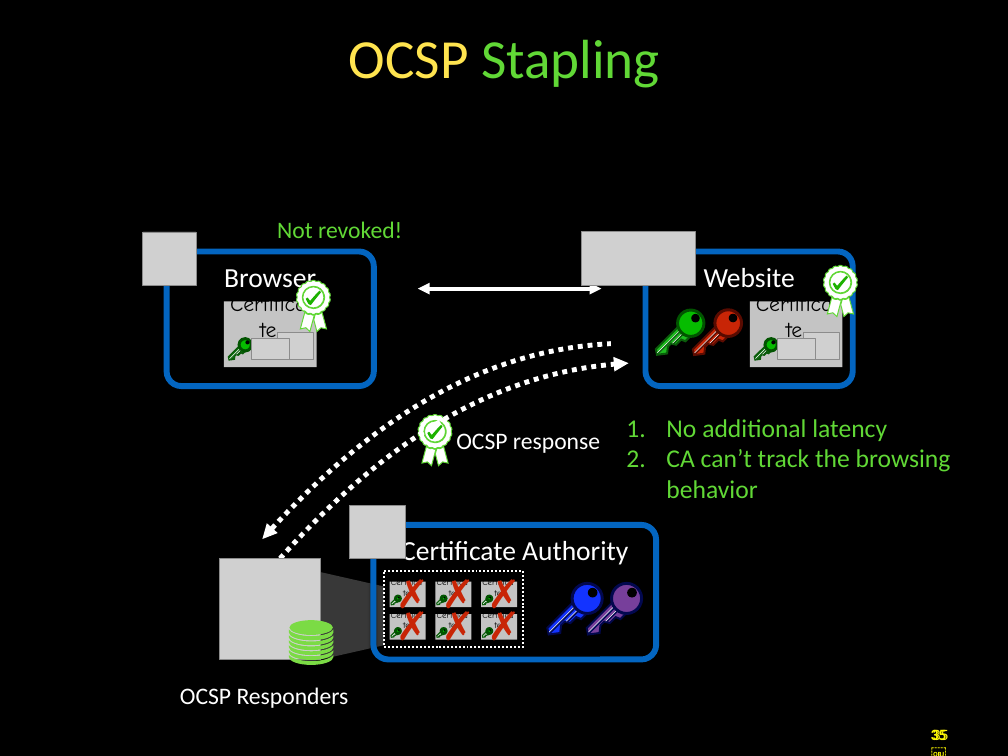
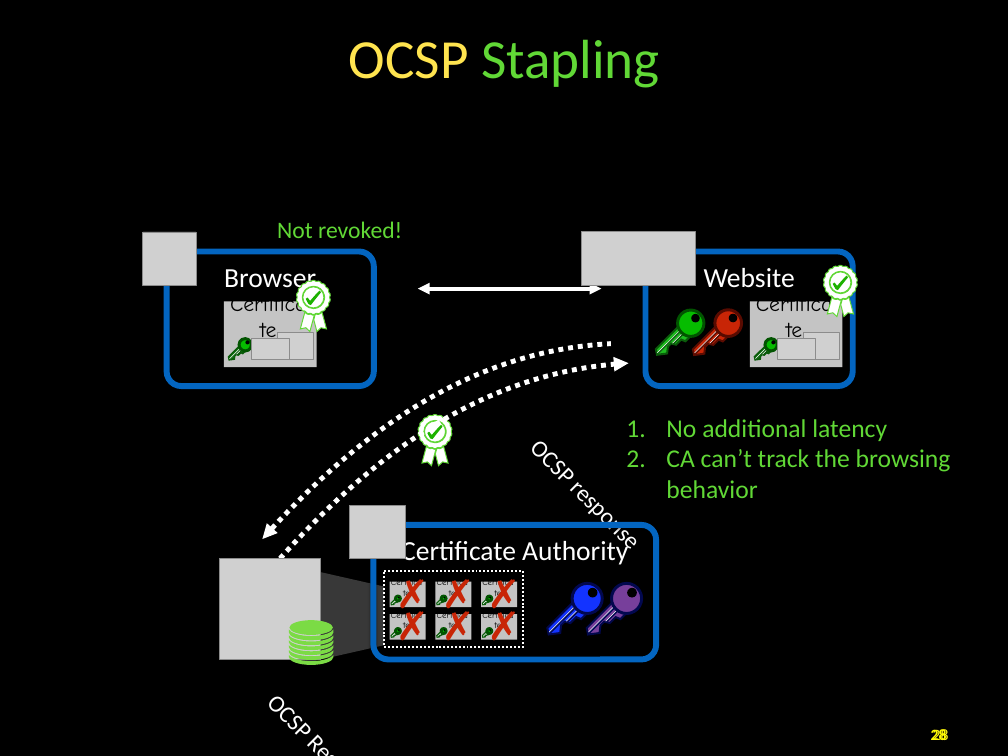
Before and after one commit to taejoong/taejoong.github.io, a slide deck: slide 28 of courses/csci-351/handouts/19-TLS.pptx (slide 35 before the commit). Drawn at 1008x756 pixels with LibreOffice and Linux fonts; fonts in the diff are those of the drawing; grey boxes stand for pictures; background and template pictures are left out. Boxes give left, top, right and bottom in pixels: in the first picture for what was removed or moved away, otherwise in the second. Text is boxed around its words. In the diff, an @@ line names an element or a change of style, - is before the commit and + after.

```diff
--- a/courses/csci-351/handouts/19-TLS.pptx
+++ b/courses/csci-351/handouts/19-TLS.pptx
@@ line "OCSP response" resized from (x1=456, y1=433, x2=600, y2=453) to (x1=533, y1=440, x2=632, y2=539) @@
@@ line "OCSP Responders" resized from (x1=180, y1=687, x2=349, y2=708) to (x1=270, y1=695, x2=369, y2=756) @@
@@ page number at (x1=931, y1=726, x2=947, y2=744): text changed @@
-35
+28
@@ page number at (x1=933, y1=729, x2=949, y2=740): text changed @@
-35￼
+28
```
Also in this commit, not shown: 36 other slides changed, 2 slides added, 7 slides removed, 31 other files.
